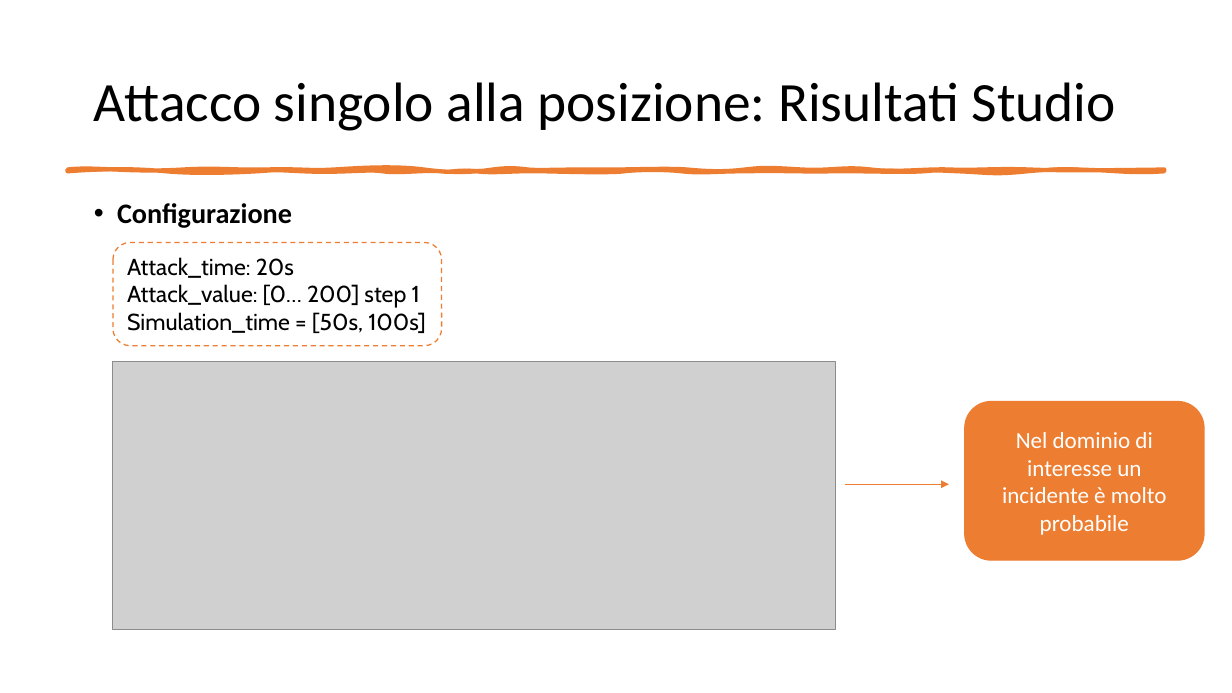
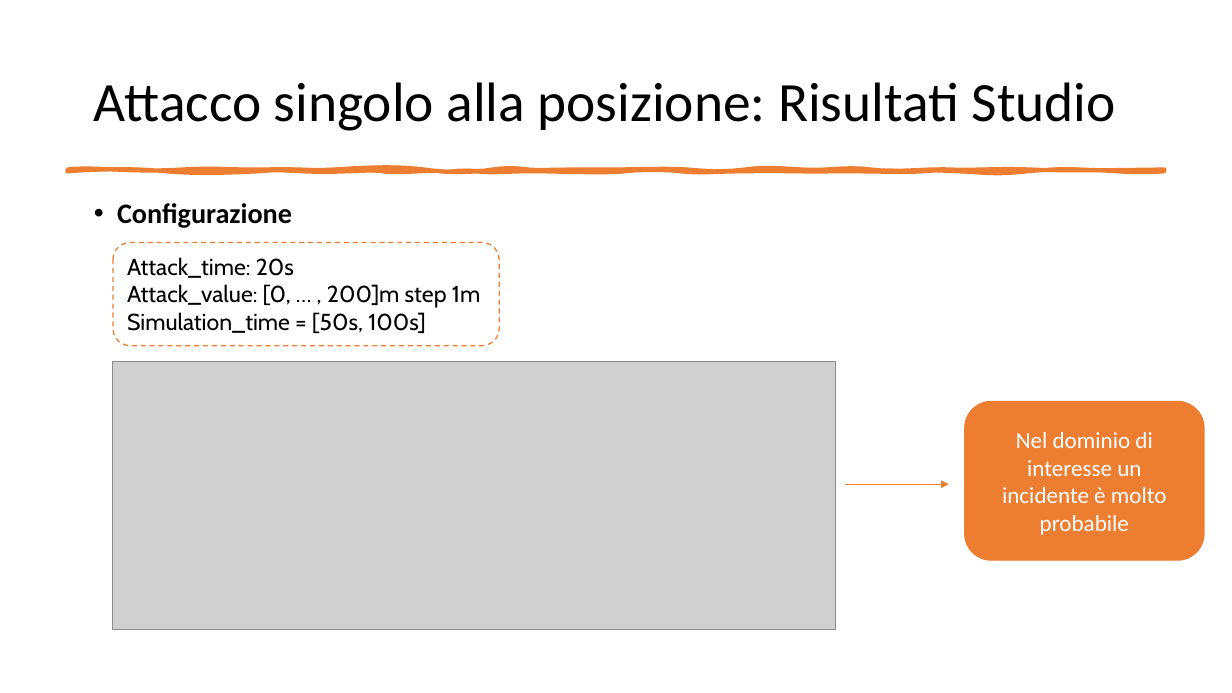
Before and after one commit to gerti98/FormalMethodsProject, a slide deck: slide 33 of Leading Car – Following Car.pptx. Drawn at 1232x693 pixels with LibreOffice and Linux fonts; fonts in the diff are those of the drawing; grey boxes stand for pictures. Boxes give left, top, right and bottom in pixels: in the first picture for what was removed or moved away, otherwise in the second. Text is boxed around its words. In the diff, an @@ line names an element or a change of style, - is before the commit and + after.

```diff
--- a/Leading Car – Following Car.pptx
+++ b/Leading Car – Following Car.pptx
@@ rounded rectangle "Attack_time: 20s": place and size @@
-rounded rectangle "Attack_time: 20s" at [113, 242, 442, 346]
+rounded rectangle "Attack_time: 20s" at [113, 242, 499, 346]
@@ text in rounded rectangle at [127, 284, 480, 308]: text changed @@
-Attack_value: [0… 200] step 1
+Attack_value: [0, … , 200]m step 1m
```
Also in this commit, not shown: 13 other slides changed.
